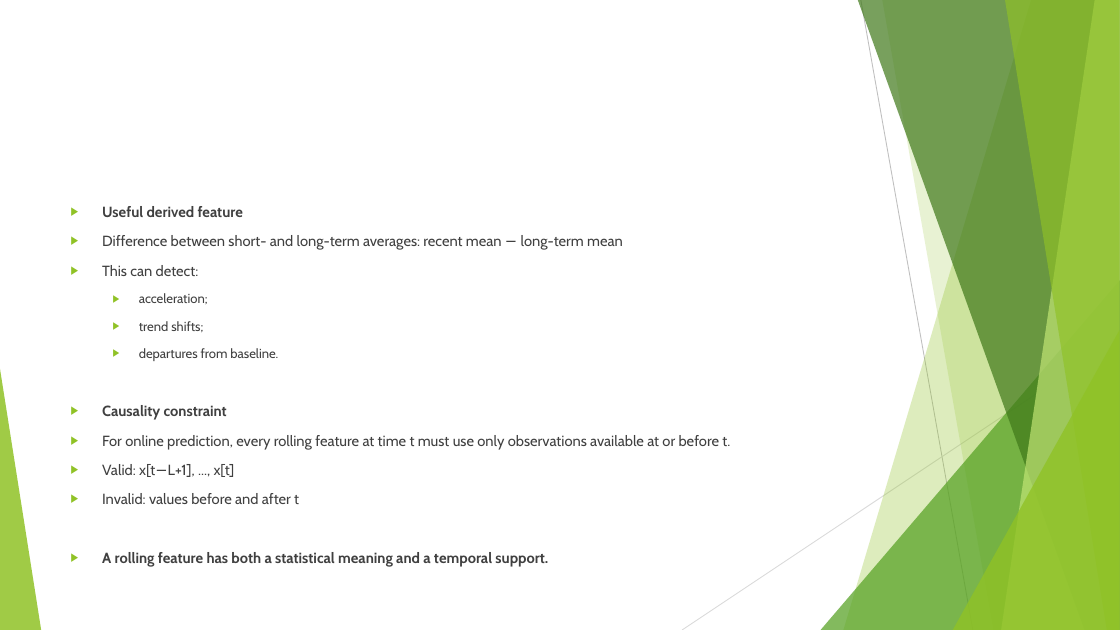
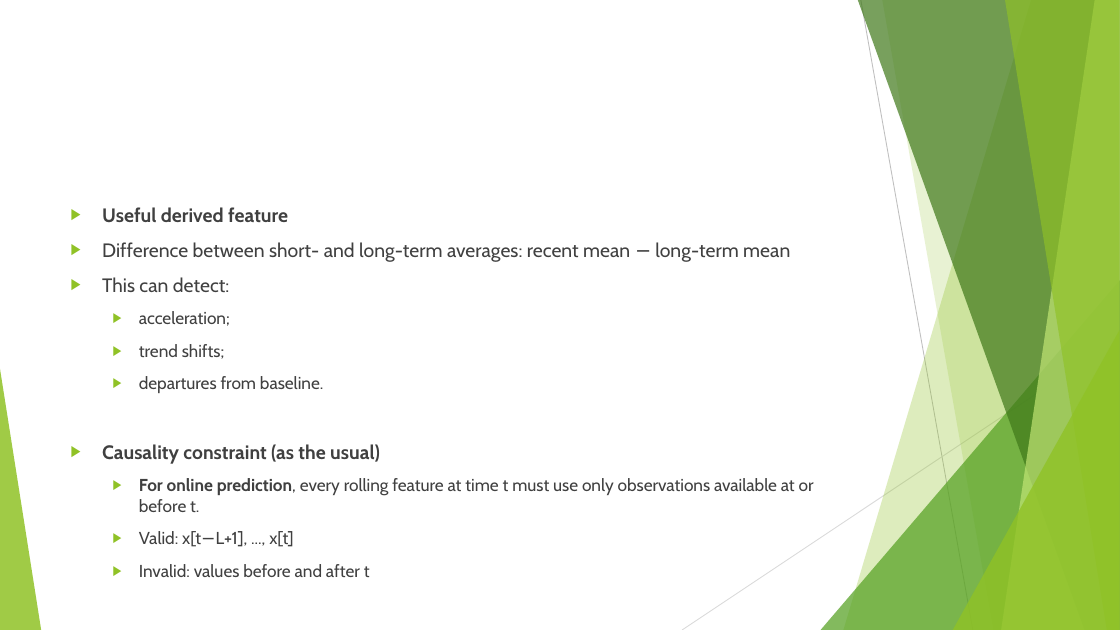
Before and after one commit to FranzGH/timeseries, a slide deck: slide 57 of Slides/03 Traditional Baselines and Feature-Based Machine Learning.pptx. Drawn at 1120x630 pixels with LibreOffice and Linux fonts; fonts in the diff are those of the drawing. Boxes give left, top, right and bottom in pixels: in the first picture for what was removed or moved away, otherwise in the second. Text is boxed around its words. In the diff, an @@ line names an element or a change of style, - is before the commit and + after.

```diff
--- a/Slides/03 Traditional Baselines and Feature-Based Machine Learning.pptx
+++ b/Slides/03 Traditional Baselines and Feature-Based Machine Learning.pptx
@@ text at (102, 207, 814, 547): size 12.6 to 16.6 pt in "Useful derived feature", "Difference between short- and long-term averages: recent ...", "This can detect:"; size 11.2 to 14.8 pt in "acceleration;", "trend shifts;", "departures from baseline."; size 12.6 to 14.8 pt in "For online prediction, every rolling feature at ...", "Valid: x[t−L+1], ..., x[t]", "Invalid: values before and after t"; bold on in "For online prediction,"; list level 1 to 2 in "For online prediction, every rolling ..."; list level 1 to 2 in "Valid: x[t−L+1], ..., x[t]"; list level 1 to 2 in "Invalid: values before and after ..." @@
@@ text at (102, 444, 380, 464): text changed; size 12.6 to 16.6 pt @@
-▶ Causality constraint
+▶ Causality constraint (as the usual)
@@ text at (102, 552, 548, 567): paragraph removed @@
-▶ A rolling feature has both a statistical meaning and a temporal support.
```
Also in this commit, not shown: 23 other slides changed, 1 other file.
